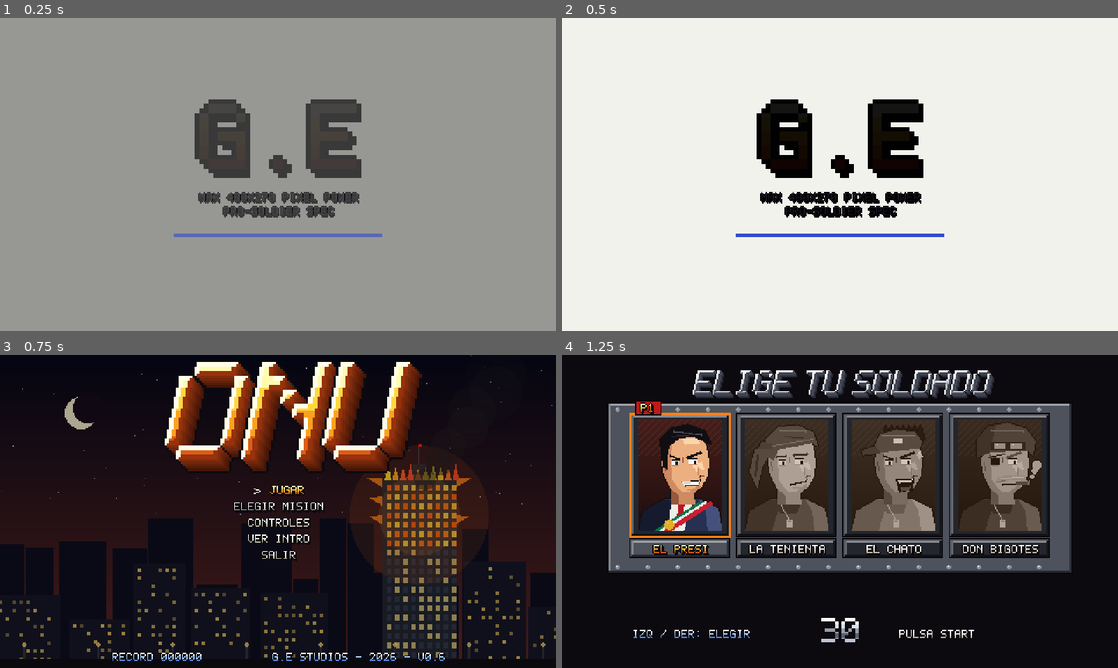
Above: before the commit, frames 1-4 (two rows, left to right).
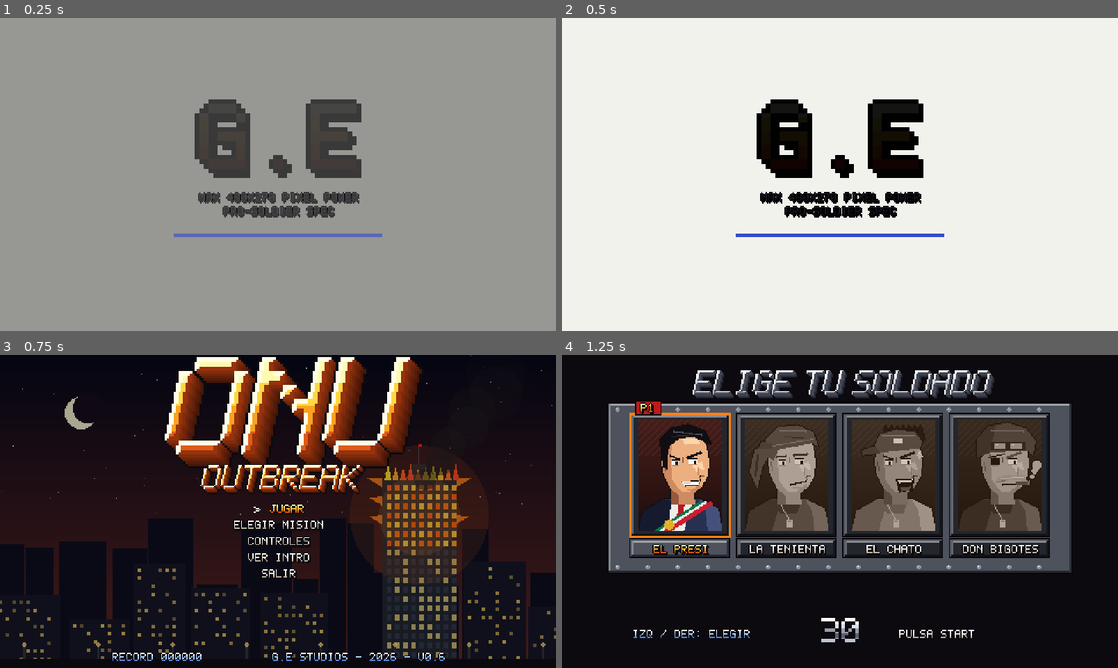
Above: after the commit, the same moments.

Repository: revtiger/Contra-Typebeat
Game: Godot game, scene res://scenes/intro.tscn
Two runs of this game, one before a commit and one after it. Both use one fixed random seed, a clock stepped at 60 frames per second and the inputs below.
Inputs:
- Up to frame 1 (0.25 s): no input
- Up to frame 2 (0.5 s): no input
- Up to frame 3 (0.75 s): tap Enter (restart) at 0.5 s; hold Right (right) from 0.53 s (still down); tap C (grenade) at 0.6 s
- Up to frame 4 (1.25 s): keep holding Right (right); tap Z (jump) at 0.77 s

Frames 1-2 are identical in both runs. In frame 3, 7.6% of the frame differs, in the area x 29-76%, y 0-72%; in frame 4, nothing differs.

Commit message:
El juego pasa a llamarse ONU: Outbreak
- Intro: cae ONU gigante y después OUTBREAK, en piedra; fogonazo a oro
- Menú con ONU gigante y OUTBREAK en dorado debajo
- Proyecto, ejecutable (ONU-Outbreak.exe), release y docs actualizados

Co-Authored-By: Claude Opus 5.5 <noreply@anthropic.com>

Diff:
--- a/project.godot
+++ b/project.godot
@@ -3,7 +3,7 @@
 
 [application]
 
-config/name="ONU"
+config/name="ONU: Outbreak"
 run/main_scene="res://scenes/intro.tscn"
 config/features=PackedStringArray("4.7")
 
--- a/scripts/intro.gd
+++ b/scripts/intro.gd
@@ -1,7 +1,7 @@
 extends Node2D
 ## Intro al estilo de Metal Slug 2 (sin caras ni nombres de personajes):
 ## 1. Pantalla de presentación tipo NEO GEO (parodia: "MAX 480x270 PIXEL POWER")
-## 2. Fondo negro: las letras de ONU caen de una en una, gigantes y en piedra, con golpe y polvo
+## 2. Fondo negro: las letras de ONU caen de una en una, gigantes y en piedra, y después OUTBREAK
 ## 3. Fogonazo blanco y todo pasa a color: letras doradas sobre cielo azul, "SUPER SOLDADO-001",
 ##    "PULSA START" y el copyright. Después va al menú. Cualquier botón la salta.
 
@@ -12,7 +12,8 @@
 const T_SPLASH_END := 2.6
 const T_WORD1 := 3.2
 const T_WORD2 := 4.9
-const T_FLASH := 5.2
+const T_WORD2_AT := 4.6
+const T_FLASH := 6.4
 const T_END := 13.0
 
 var t := 0.0
@@ -47,24 +48,24 @@
 		add_child(w)
 	word1.text = "ONU"
 	word1.style = "big_stone"
-	word1.position.y = 38
+	word1.position.y = 16
 	word1.scale = Vector2(2, 2)
 	word1.reveal_at = T_WORD1
 	word1.interval = 0.42
-	word2.text = ""
+	word2.text = "OUTBREAK"
+	word2.position.y = 124
+	word2.reveal_at = T_WORD2_AT
+	word2.interval = 0.12
 	word2.style = "big_stone"
-	word2.position.y = 112
-	word2.reveal_at = T_WORD2
-	word2.interval = 0.16
 	for w in [word1, word2]:
 		w.letter_landed.connect(_on_letter)
 	gold1.text = "ONU"
 	gold1.style = "big_gold"
-	gold1.position.y = 38
+	gold1.position.y = 16
 	gold1.scale = Vector2(2, 2)
-	gold2.text = ""
+	gold2.text = "OUTBREAK"
+	gold2.position.y = 124
 	gold2.style = "big_gold"
-	gold2.position.y = 112
 	gold1.visible = false
 	gold2.visible = false
 
@@ -96,10 +97,10 @@
 	splash_sub.modulate = Color(0.1, 0.1, 0.15)
 	subtitle.text = "SUPER SOLDADO-001"
 	PixelFont.apply(subtitle, "small")
-	subtitle.position.y = 172
+	subtitle.position.y = 182
 	press.text = "PULSA START"
 	PixelFont.apply(press, "white")
-	press.position.y = 204
+	press.position.y = 206
 	copyright.text = "(C) 2026 G·E STUDIOS"
 	PixelFont.apply(copyright, "label")
 	copyright.position.y = 226
--- a/scripts/menu.gd
+++ b/scripts/menu.gd
@@ -53,9 +53,11 @@
 		l.horizontal_alignment = HORIZONTAL_ALIGNMENT_CENTER
 		ui.add_child(l)
 	title.text = "ONU"
-	title.position = Vector2(240, 4)
+	title.position = Vector2(240, 0)
 	title.scale = Vector2(2, 2)
-	title2.text = ""
+	title2.text = "OUTBREAK"
+	title2.style = "small_gold"
+	title2.position = Vector2(240, 94)
 	# controles en dos columnas
 	var left := []
 	var right := []
@@ -106,7 +108,7 @@
 		l.horizontal_alignment = HORIZONTAL_ALIGNMENT_CENTER
 		ui.add_child(l)
 		item_labels.append(l)
-	var top := 214.0 if page == "controls" else 112.0
+	var top := 214.0 if page == "controls" else 128.0
 	for i in item_labels.size():
 		var l := item_labels[i]
 		l.visible = i < items.size()
Not shown, changed: export_presets.cfg
Not shown, changed: .claude/skills/contra-typebeat/SKILL.md
Not shown, changed: .github/workflows/build.yml
Not shown, changed: CLAUDE.md
Not shown, changed: README.md
Not shown, changed: docs/diseno.md
Not shown, changed: docs/plan-metal-slug.md
